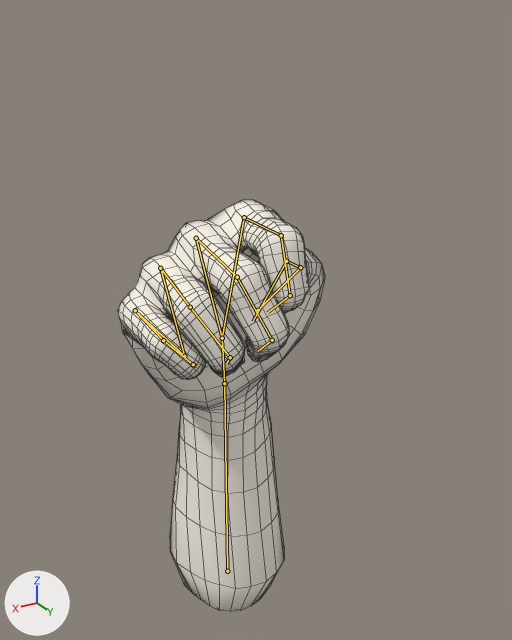
Before and after pictures for a commit that changed the Blender file hand.blend.
One viewpoint serves both versions: a 50 mm lens placed at (0.149, 0.279, 0.17), pointed at (-0.006, 0.02, 0.041). The lights are fixed; the arrows at lower left show +X, +Y and +Z. Both versions are drawn at the pose saved in each file; the numbers are the values there. The bones that bend it are drawn over the model as lines. Mesh edges are drawn as thin lines.

In view in the first picture: 'HandMesh'.
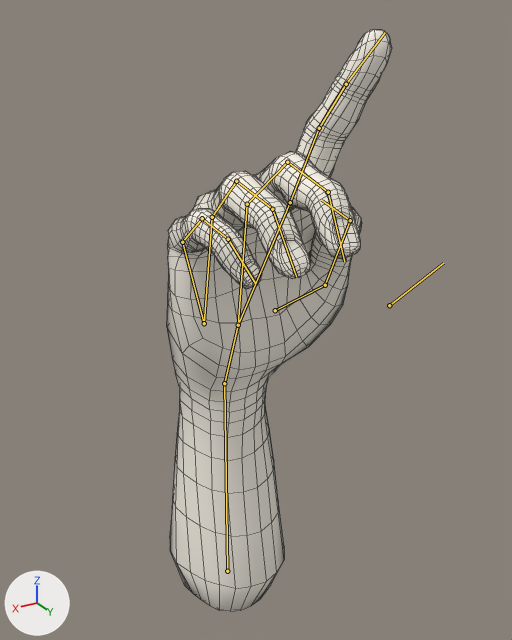
Commit message: Adjust finger angles.

Scene script edits in JSON lines:
```json
{"block": "bone_wrist_r", "where": "bone_wrist_r = bpy.data.objects['Hand'].pose.bones['wrist.R']  # child of 'lowerarm02.R'"}
{"op": "set", "path": "bone_wrist_r.rotation_quaternion", "old": "(0.974, -0.209, 0.021, 0.087)", "new": "(1.0, 0.0, 0.0, 0.0)", "note": "degrees (-24, 4, 9) -> degrees (0, 0, 0)"}
{"block": "bone_finger1_1_r", "where": "bone_finger1_1_r = bpy.data.objects['Hand'].pose.bones['finger1-1.R']  # child of 'wrist.R'"}
{"op": "set", "path": "bone_finger1_1_r.rotation_quaternion", "old": "(1.0, 0.0, 0.0, 0.238)", "new": "(1.0, 0.169, 0.0, 0.0)", "note": "degrees (0, 0, 27) -> degrees (19, 0, 0)"}
{"block": "bone_finger1_2_r", "where": "bone_finger1_2_r = bpy.data.objects['Hand'].pose.bones['finger1-2.R']  # child of 'finger1-1.R'"}
{"op": "set", "path": "bone_finger1_2_r.rotation_quaternion", "old": "(1.0, 0.597, 0.0, 0.0)", "new": "(1.0, 0.0, 0.0, 0.0)", "note": "degrees (62, 0, 0) -> degrees (0, 0, 0)"}
{"block": "bone_finger2_1_r", "where": "bone_finger2_1_r = bpy.data.objects['Hand'].pose.bones['finger2-1.R']  # child of 'metacarpal1.R'"}
{"op": "set", "path": "bone_finger2_1_r.rotation_quaternion", "old": "(1.0, 0.596, 0.0, 0.0)", "new": "(1.0, 0.0, 0.0, 0.0)", "note": "degrees (62, 0, 0) -> degrees (0, 0, 0)"}
{"block": "bone_finger3_1_r", "where": "bone_finger3_1_r = bpy.data.objects['Hand'].pose.bones['finger3-1.R']  # child of 'metacarpal2.R'"}
{"op": "set", "path": "bone_finger3_1_r.rotation_quaternion", "old": "(1.0, 0.596, 0.0, 0.0)", "new": "(1.0, 0.349, 0.0, 0.0)", "note": "degrees (62, 0, 0) -> degrees (38, 0, 0)"}
{"block": "bone_finger4_1_r", "where": "bone_finger4_1_r = bpy.data.objects['Hand'].pose.bones['finger4-1.R']  # child of 'metacarpal3.R'"}
{"op": "set", "path": "bone_finger4_1_r.rotation_quaternion", "old": "(1.0, 0.596, 0.0, 0.0)", "new": "(1.0, 0.349, 0.0, 0.0)", "note": "degrees (62, 0, 0) -> degrees (38, 0, 0)"}
{"block": "bone_finger5_1_r", "where": "bone_finger5_1_r = bpy.data.objects['Hand'].pose.bones['finger5-1.R']  # child of 'metacarpal4.R'"}
{"op": "set", "path": "bone_finger5_1_r.rotation_quaternion", "old": "(1.0, 0.596, 0.0, 0.0)", "new": "(1.0, 0.349, 0.0, 0.0)", "note": "degrees (62, 0, 0) -> degrees (38, 0, 0)"}
```

Pixel boxes [x1, y1, x2, y2] of what changed, in the pictures (512 x 640 px):
```json
{"object": "HandMesh", "change": "posed", "before": [118, 200, 325, 611], "after": [167, 29, 392, 611], "on screen": "9% wider, 42% taller"}
{"bone": "wrist.R", "before": "(224, 383) to (222, 338)", "after": "(224, 383) to (238, 325)"}
{"bone": "finger1-1.R", "before": "(258, 310) to (300, 267)", "after": "(275, 310) to (325, 285)"}
{"bone": "finger1-2.R", "before": "(300, 267) to (286, 261)", "after": "(325, 285) to (350, 220)"}
{"bone": "finger2-1.R", "before": "(244, 217) to (281, 235)", "after": "(290, 202) to (319, 128)"}
{"bone": "finger3-1.R", "before": "(196, 238) to (237, 277)", "after": "(247, 204) to (287, 162)"}
{"bone": "finger4-1.R", "before": "(160, 268) to (190, 307)", "after": "(212, 217) to (236, 181)"}
{"bone": "finger5-1.R", "before": "(135, 310) to (163, 340)", "after": "(182, 242) to (202, 218)"}
```
